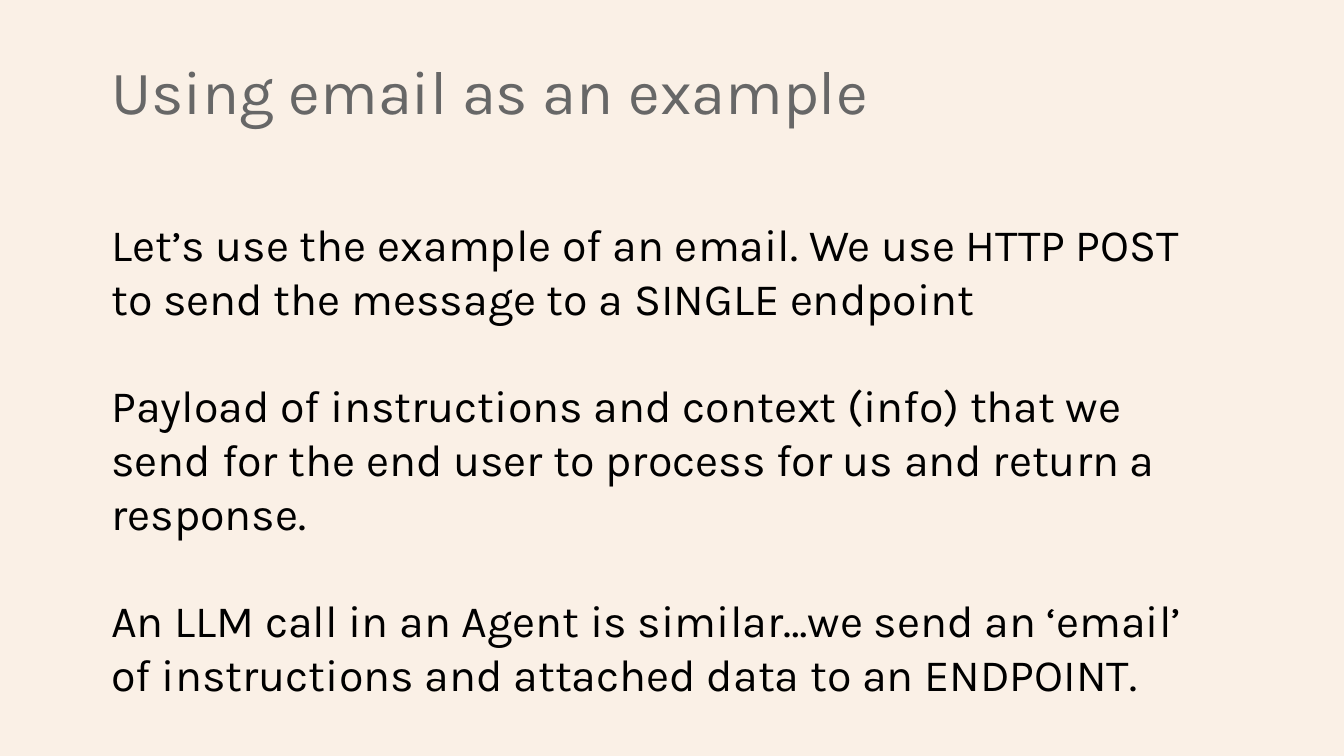
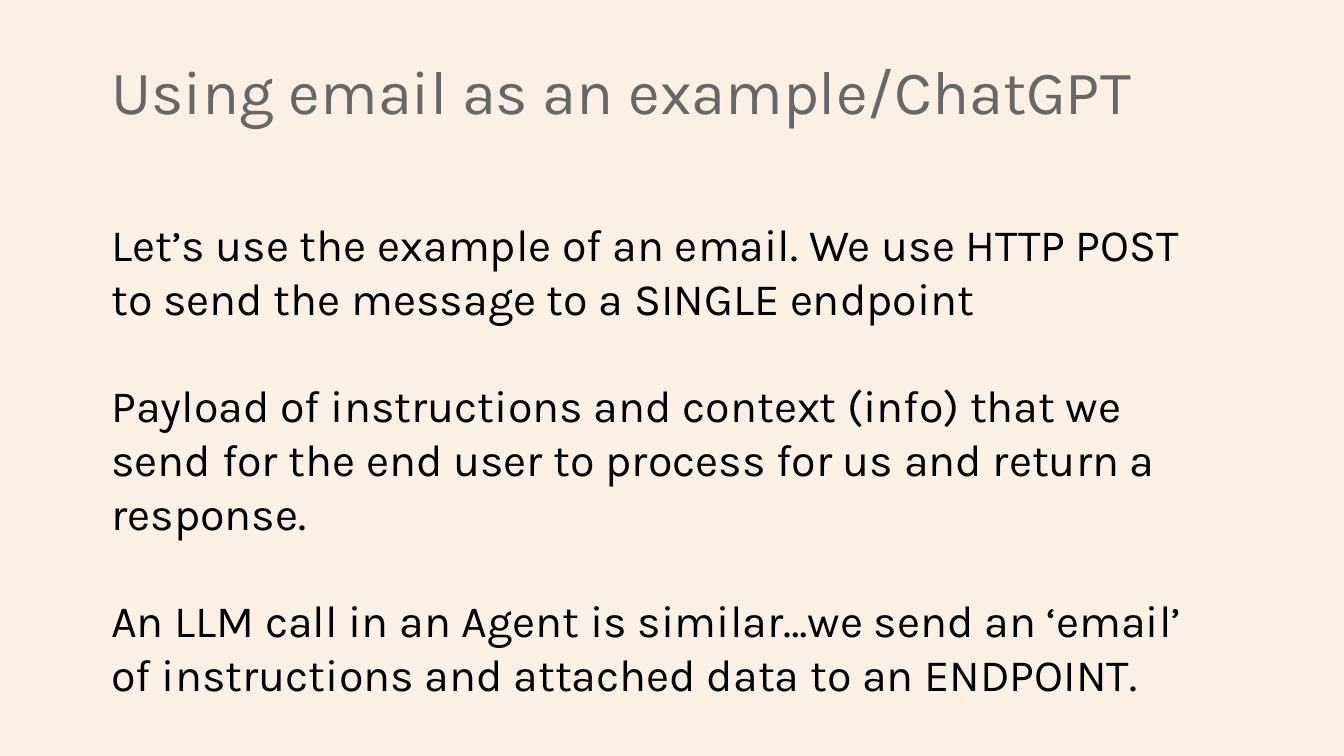
Before and after one commit to Python-Test-Engineer/earl2025, a slide deck: slide 10 of AI_Agents_in_the_Data_Pipeline.pptx. Drawn at 1344x756 pixels with LibreOffice and Linux fonts; fonts in the diff are those of the drawing. Boxes give left, top, right and bottom in pixels: in the first picture for what was removed or moved away, otherwise in the second. Text is boxed around its words. In the diff, an @@ line names an element or a change of style, - is before the commit and + after.

Commit message:
edit

```diff
--- a/AI_Agents_in_the_Data_Pipeline.pptx
+++ b/AI_Agents_in_the_Data_Pipeline.pptx
@@ title at [111,69,1130,129]: text changed @@
-Using email as an example
+Using email as an example/ChatGPT
```
